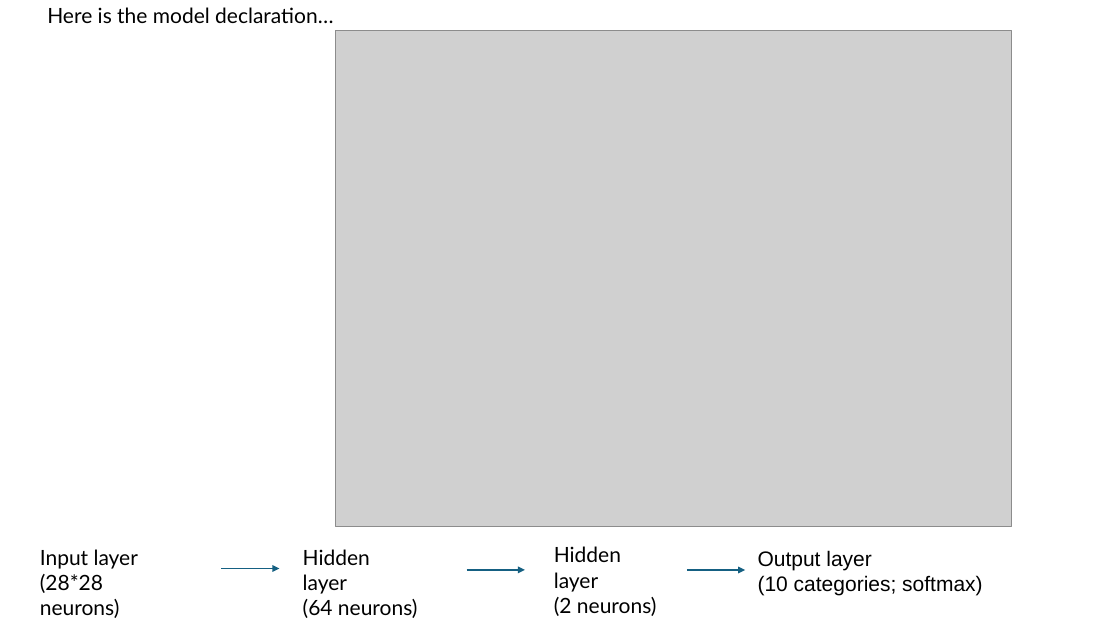
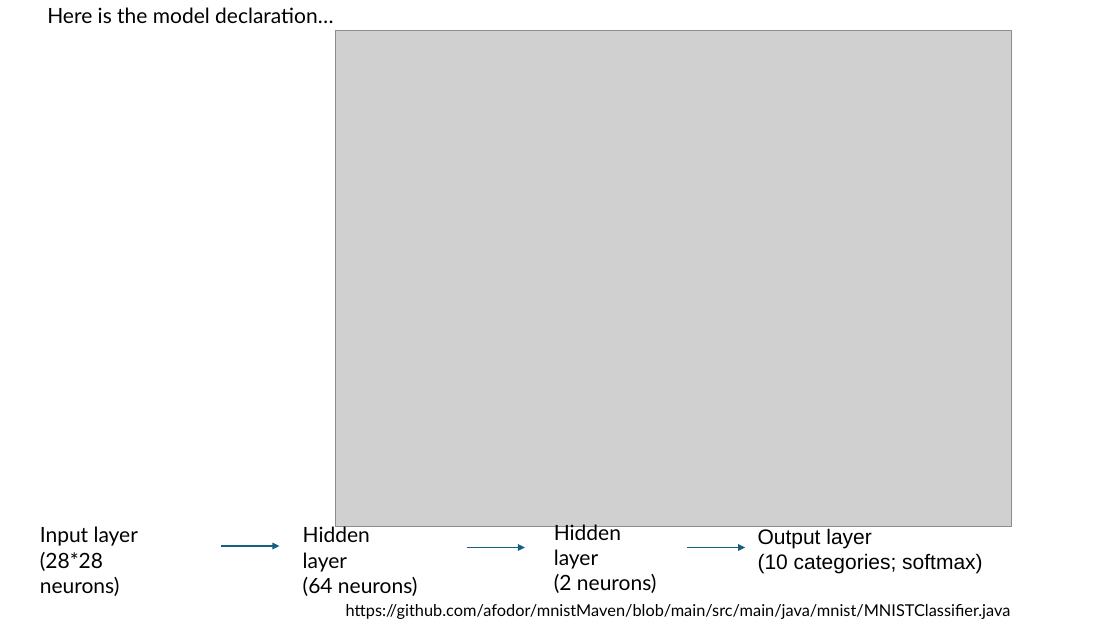
Before and after one commit to fodorclasses/fodorclasses.github.io, a slide deck: slide 25 of classes/prog2024/Prog3-Lecture12.pptx. Drawn at 1120x630 pixels with LibreOffice and Linux fonts; fonts in the diff are those of the drawing; grey boxes stand for pictures. Boxes give left, top, right and bottom in pixels: in the first picture for what was removed or moved away, otherwise in the second. Text is boxed around its words. In the diff, an @@ line names an element or a change of style, - is before the commit and + after.

Commit message:
added some url's for github

```diff
--- a/classes/prog2024/Prog3-Lecture12.pptx
+++ b/classes/prog2024/Prog3-Lecture12.pptx
@@ 2 texts, 1 arrow: place and size @@
-2 texts, 1 arrow at <box>40,549,525,618</box>
+2 texts, 1 arrow at <box>40,524,525,596</box>
@@ 2 texts, 2 arrows: place and size @@
-2 texts, 2 arrows at <box>221,546,982,616</box>
+2 texts, 2 arrows at <box>221,524,982,593</box>
@@ text added at <box>346,604,1011,619</box>, 14 pt, text #000000 @@
+https://github.com/afodor/mnistMaven/blob/main/src/main/java/mnist/MNISTClassifier.java
```
Also in this commit, not shown: 1 other slide changed.
